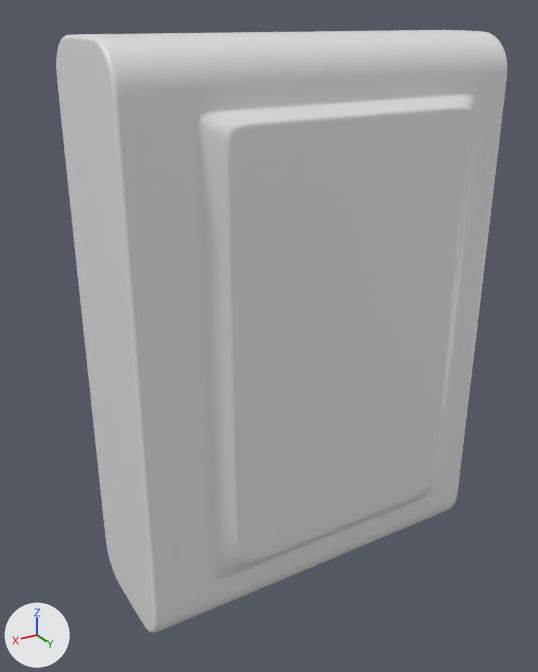
Two versions of the Blender file Ciro/Instax/Instax.blend, one commit apart.
Camera for both pictures: a 50 mm lens placed at (0.0818, 0.1235, 0.0644), pointed at (0.0026, -0.0084, -0.0015). Every picture has the same lights, and +X, +Y and +Z are marked at lower left.

The older version as bpy lines, for what is in view:
```python
me_cube_001 = bpy.data.meshes.new('Cube.001')
me_cube_001.from_pydata(...)  # 572 vertices, 542 faces; spans x -0.047..0.04, y -0.0241..0.0102, z -0.0615..0.0615
me_cube_001.polygons.foreach_set('use_smooth', [True] * 542)
me_cube_001.materials.append(mat_material)  # white #e7e7e7
ob_instax_blocking_2__front = bpy.data.objects.new('Instax Blocking 2 (Front)', me_cube_001)
ob_instax_blocking_2__front.location = (0.0, 0.0, 0.0)
_m = ob_instax_blocking_2__front.modifiers.new('Subdivision', 'SUBSURF')
_m.levels = 3
```
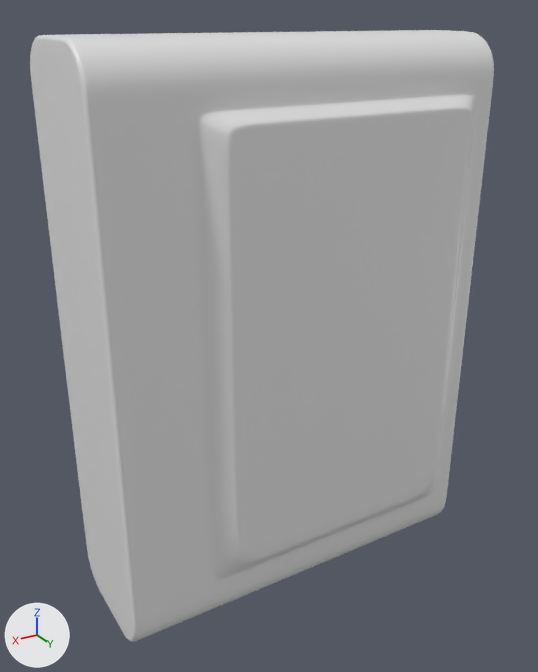
The change, as a diff of the scene's bpy script:
```diff
--- a/Ciro/Instax/Instax.blend.py
+++ b/Ciro/Instax/Instax.blend.py
@@ me_cube_001 @@
 me_cube_001.from_pydata(...)  # 572 vertices, 542 faces; spans x -0.047..0.04, y -0.0241..0.0102, z -0.0615..0.0615
 # used by ob_instax_blocking_2__front; location = (0.0, 0.0, 0.0)
+# me_cube_001 part 1: all 180 vertices in x -0.047..-0.0461, y -0.0241..0.0071, z -0.0615..0.0615 are moved by (0.0039, 0.0, 0.0)
+# me_cube_001 part 2: all 180 vertices in x 0.0391..0.04, y -0.0241..0.0071, z -0.0615..0.0615 are moved by (0.0048, 0.0, 0.0)
 me_cube_001.materials.append(mat_material)
```

Pixel boxes [x1, y1, x2, y2] of what changed, in the pictures (538 x 672 px; the box of a moved part takes in the faces that stretch with it):
'Instax Blocking 2 (Front)', reshaped: before [56, 30, 507, 633]; after [30, 30, 494, 642]
part 1 of me_cube_001, moved or reshaped: before [431, 30, 507, 517]; after [427, 30, 494, 519]
part 2 of me_cube_001, moved or reshaped: before [56, 34, 208, 633]; after [30, 34, 206, 642]
